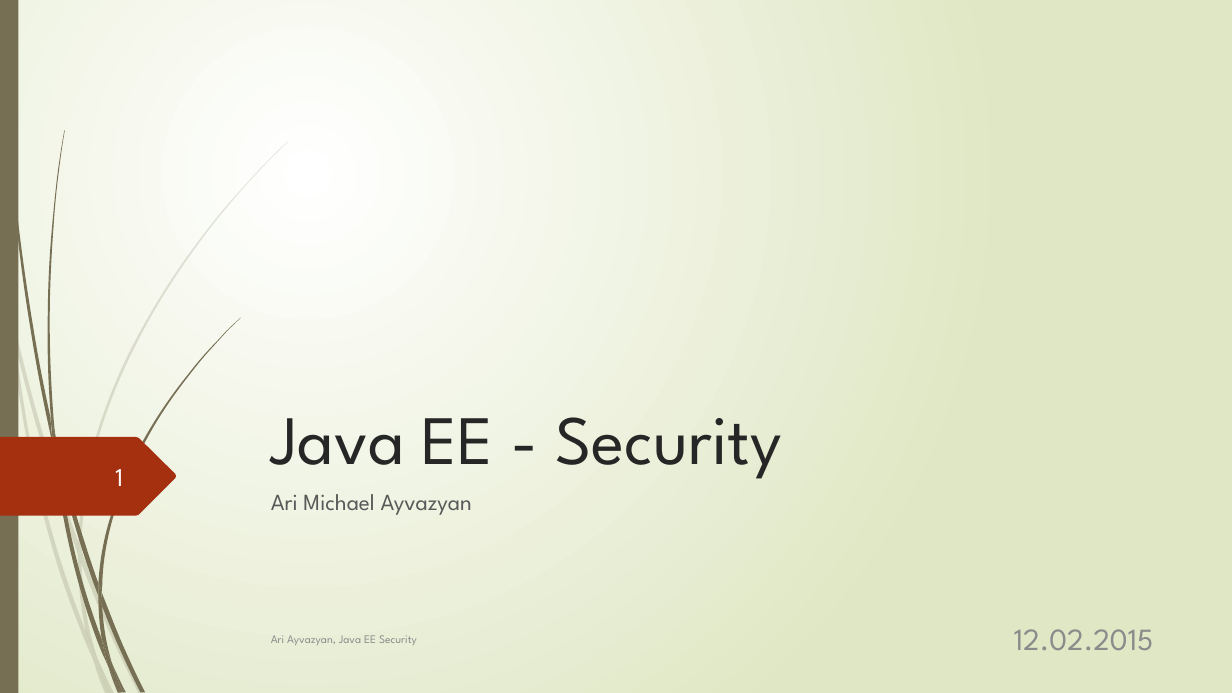
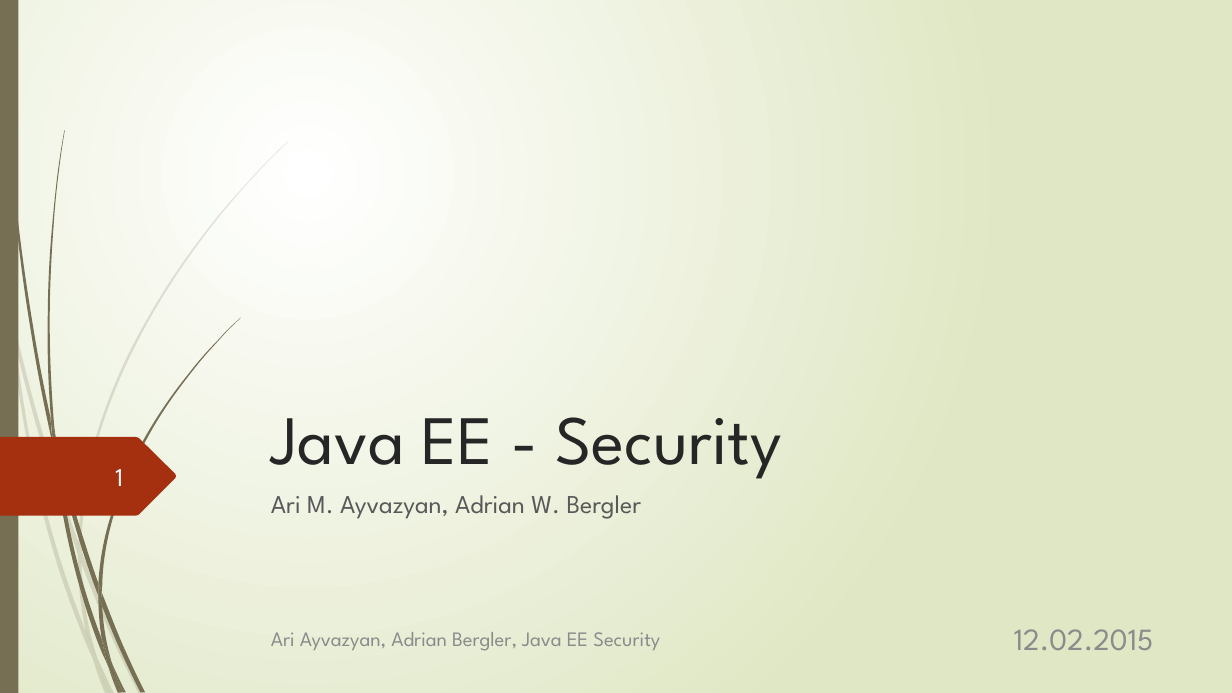
Before and after one commit to aayvazyan-tgm/JavaEESecurityExample, a slide deck: slide 1 of doc/Java EE - Security.pptx. Drawn at 1232x693 pixels with LibreOffice and Linux fonts; fonts in the diff are those of the drawing. Boxes give left, top, right and bottom in pixels: in the first picture for what was removed or moved away, otherwise in the second. Text is boxed around its words. In the diff, an @@ line names an element or a change of style, - is before the commit and + after.

```diff
--- a/doc/Java EE - Security.pptx
+++ b/doc/Java EE - Security.pptx
@@ subtitle at <box>271,495,642,519</box>: text changed; size 18 to 20 pt @@
-Ari Michael Ayvazyan
+Ari M. Ayvazyan, Adrian W. Bergler
@@ text at <box>271,632,660,651</box>: text changed; size 9 to 16 pt @@
-Ari Ayvazyan, Java EE Security
+Ari Ayvazyan, Adrian Bergler, Java EE Security
```
Also in this commit, not shown: 25 other slides changed.
